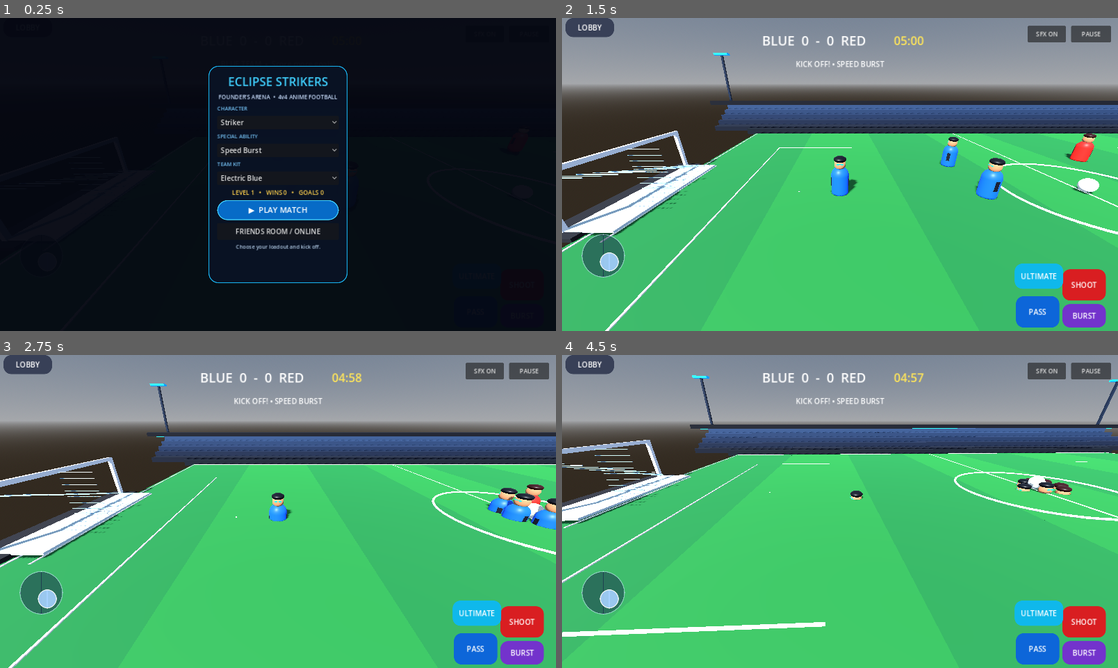
Above: before the commit, frames 1-4 (two rows, left to right).
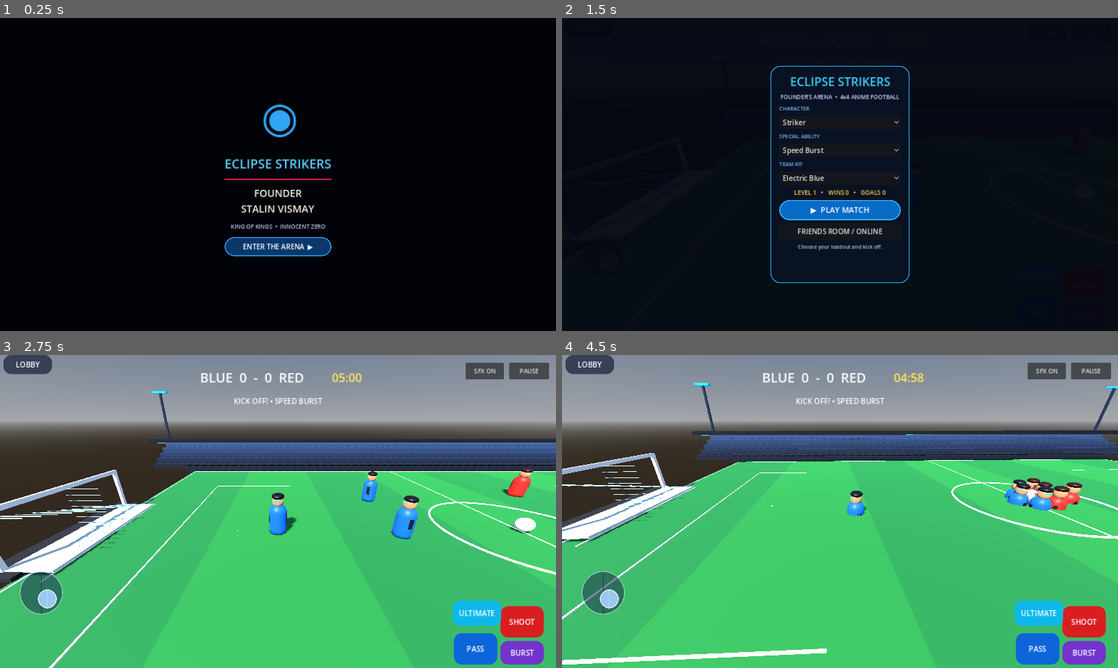
Above: after the commit, the same moments.

Repository: stalinvismay2020-del/KAIRO-
Game: Godot game, scene res://Main.tscn
The game is run twice, just before and just after one commit, with the same random seed, the same clock (stepped at 60 frames per second) and the same inputs.
Inputs (mouse positions are in pixels of both pictures, inside the frame that each line leads up to):
- Up to frame 1 (0.25 s): no input
- Up to frame 2 (1.5 s): click (840, 208) at 0.5 s, where only the run before the commit has a clickable "▶ PLAY MATCH"; click (840, 246) at 1.25 s, where only the run after the commit has a clickable "ENTER THE ARENA ▶"
- Up to frame 3 (2.75 s): click (278, 545) at 2 s, where only the run after the commit has a clickable "▶ PLAY MATCH"
- Up to frame 4 (4.5 s): move the mouse to (962, 495) at 2.77 s; hold D 2.78-3.5 s; click (962, 495) at 2.92 s; drag from (728, 527) to (812, 574) at 3.52 s; move the mouse to (895, 442) at 4.27 s; hold D from 4.28 s (still down)

The runs differ from the first frame. In frame 1, 14% of the frame differs, in the area x 37-63%, y 15-85%; in frame 2, 100%, in the area x 0-100%, y 0-100%; in frame 3, 15%; in frame 4, 14%.

Commit message:
Add founder-only cinematic intro to Eclipse Strikers

Diff:
--- a/Main.gd
+++ b/Main.gd
@@ -81,6 +81,81 @@
 	_load_progress()
 	_build_lobby()
 	_update_hud()
+	_build_founder_intro()
+
+
+func _build_founder_intro() -> void:
+	# Founder-only cinematic intro: no roster or extra characters appear here.
+	lobby_layer.visible = false
+	var intro := CanvasLayer.new()
+	intro.layer = 30
+	add_child(intro)
+	var backdrop := ColorRect.new()
+	backdrop.anchor_right = 1.0
+	backdrop.anchor_bottom = 1.0
+	backdrop.color = Color(0.008, 0.012, 0.035, 1.0)
+	intro.add_child(backdrop)
+	var center := CenterContainer.new()
+	center.anchor_right = 1.0
+	center.anchor_bottom = 1.0
+	center.offset_left = 16
+	center.offset_right = -16
+	intro.add_child(center)
+	var stack := VBoxContainer.new()
+	stack.alignment = BoxContainer.ALIGNMENT_CENTER
+	stack.add_theme_constant_override("separation", 14)
+	center.add_child(stack)
+	var aura := Label.new()
+	aura.text = "◉"
+	aura.horizontal_alignment = HORIZONTAL_ALIGNMENT_CENTER
+	aura.add_theme_font_size_override("font_size", 94)
+	aura.add_theme_color_override("font_color", Color(0.2, 0.68, 1.0, 0.95))
+	stack.add_child(aura)
+	var title := Label.new()
+	title.text = "ECLIPSE STRIKERS"
+	title.horizontal_alignment = HORIZONTAL_ALIGNMENT_CENTER
+	title.add_theme_font_size_override("font_size", 29)
+	title.add_theme_color_override("font_color", Color(0.35, 0.82, 1.0))
+	stack.add_child(title)
+	var line := ColorRect.new()
+	line.custom_minimum_size = Vector2(180, 3)
+	line.color = Color(0.85, 0.12, 0.28, 0.95)
+	stack.add_child(line)
+	var founder := Label.new()
+	founder.text = "FOUNDER\nSTALIN VISMAY"
+	founder.horizontal_alignment = HORIZONTAL_ALIGNMENT_CENTER
+	founder.add_theme_font_size_override("font_size", 23)
+	founder.add_theme_color_override("font_color", Color(1.0, 0.94, 0.9))
+	stack.add_child(founder)
+	var identity := Label.new()
+	identity.text = "KING OF KINGS  •  INNOCENT ZERO"
+	identity.horizontal_alignment = HORIZONTAL_ALIGNMENT_CENTER
+	identity.add_theme_font_size_override("font_size", 13)
+	identity.add_theme_color_override("font_color", Color(0.72, 0.78, 0.92))
+	stack.add_child(identity)
+	var skip := Button.new()
+	skip.text = "ENTER THE ARENA  ▶"
+	skip.custom_minimum_size = Vector2(210, 44)
+	skip.add_theme_color_override("font_color", Color.WHITE)
+	skip.add_theme_stylebox_override("normal", _panel_style(Color(0.04, 0.22, 0.42), Color(0.2, 0.68, 1.0)))
+	stack.add_child(skip)
+	var finish_intro := func() -> void:
+		if is_instance_valid(intro):
+			var fade := create_tween()
+			fade.tween_property(intro, "modulate:a", 0.0, 0.35)
+			fade.tween_callback(func() -> void:
+				if is_instance_valid(intro):
+					intro.queue_free()
+				if is_instance_valid(lobby_layer):
+					lobby_layer.visible = true
+			)
+	skip.pressed.connect(finish_intro)
+	var pulse := create_tween().set_loops()
+	pulse.tween_property(aura, "scale", Vector2(1.13, 1.13), 0.65).set_trans(Tween.TRANS_SINE).set_ease(Tween.EASE_IN_OUT)
+	pulse.tween_property(aura, "scale", Vector2.ONE, 0.65).set_trans(Tween.TRANS_SINE).set_ease(Tween.EASE_IN_OUT)
+	var reveal := create_tween()
+	reveal.tween_interval(4.5)
+	reveal.tween_callback(finish_intro)
 
 func _process(delta: float) -> void:
 	_update_aim_guide()
